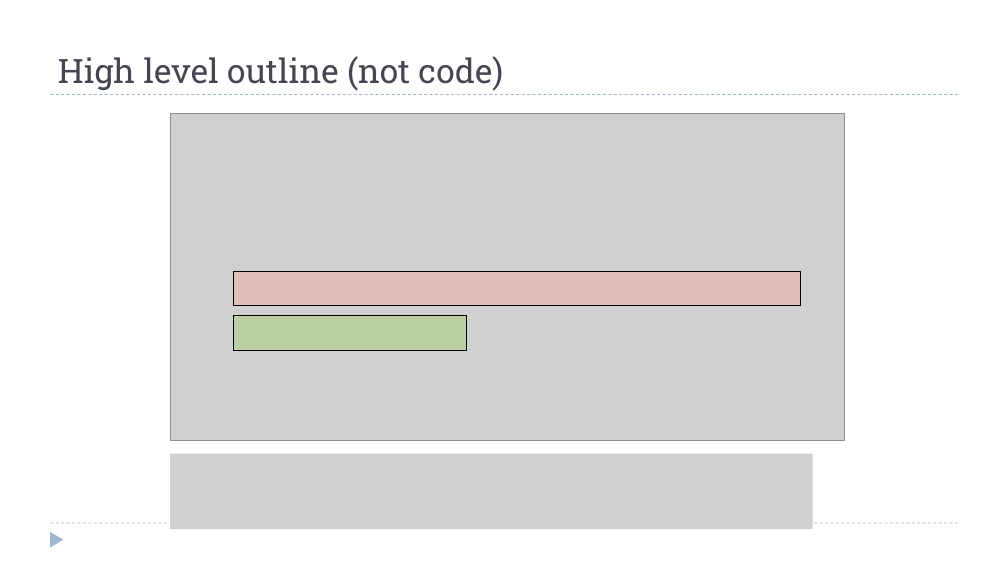
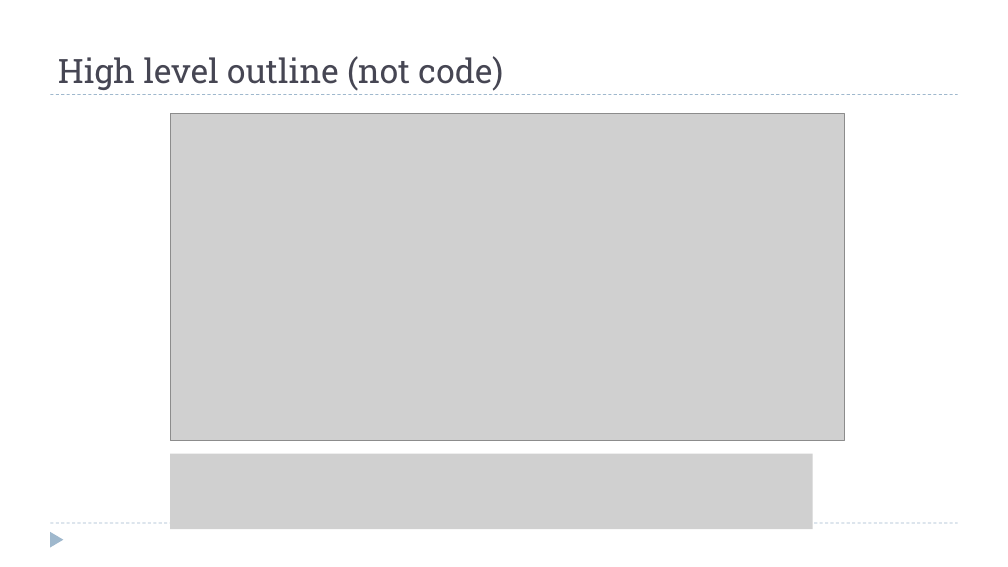
Before and after one commit to dsc-courses/dsc40b-2025-wi, a slide deck: slide 24 of materials/lectures/16-prim/slides.pptx (slide 21 before the commit). Drawn at 1008x567 pixels with LibreOffice and Linux fonts; fonts in the diff are those of the drawing; grey boxes stand for pictures. Boxes give left, top, right and bottom in pixels: in the first picture for what was removed or moved away, otherwise in the second. Text is boxed around its words. In the diff, an @@ line names an element or a change of style, - is before the commit and + after.

```diff
--- a/materials/lectures/16-prim/slides.pptx
+++ b/materials/lectures/16-prim/slides.pptx
@@ rectangle removed at [233, 271, 800, 306] @@
@@ rectangle removed at [233, 315, 466, 350] @@
```
Also in this commit, not shown: 1 other slide changed, 8 slides added, 22 other files.
